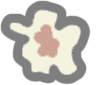
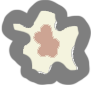
Layers edited between the first and the second 102x85 image:
removed layer "Layer 2" over [0, 0, 91, 85]
added layer "h1" above "h1'" over [3, 0, 91, 85]
added layer "h1'" above "Layer 3" over [1, 2, 91, 85]
